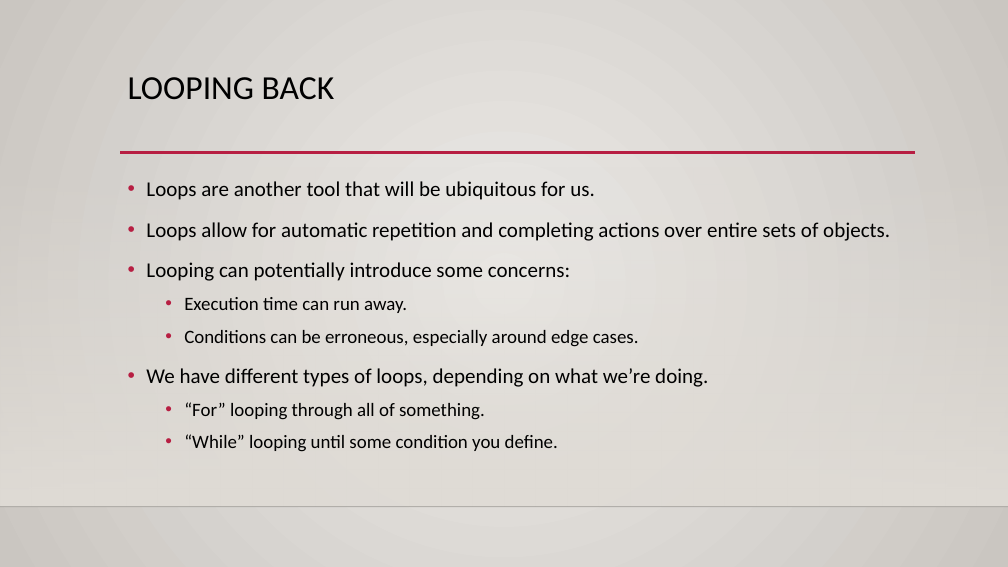
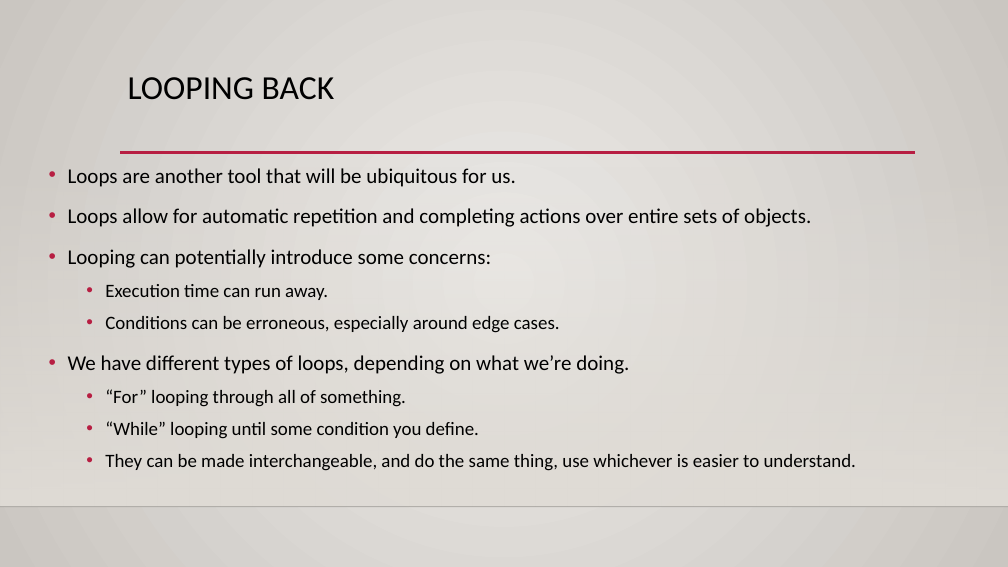
Before and after one commit to AkeemSemperDataScience/Programming_Basics_for_Machine_Learning_Students, a slide deck: slide 19 of reference_material/slides/003_loops.pptx (slide 12 before the commit). Drawn at 1008x567 pixels with LibreOffice and Linux fonts; fonts in the diff are those of the drawing; background and template pictures are left out. Boxes give left, top, right and bottom in pixels: in the first picture for what was removed or moved away, otherwise in the second. Text is boxed around its words. In the diff, an @@ line names an element or a change of style, - is before the commit and + after.

```diff
--- a/reference_material/slides/003_loops.pptx
+++ b/reference_material/slides/003_loops.pptx
@@ text "Loops are another tool that ...": place and size @@
-text "Loops are another tool that ..." at (146,181,890,452)
+text "Loops are another tool that ..." at (68,168,856,471)
@@ text at (105,454,856,471): paragraph added @@
+  • They can be made interchangeable, and do the same thing, use whichever is easier to understand.
```
Also in this commit, not shown: 8 other slides changed, 8 slides added, 1 other file.
